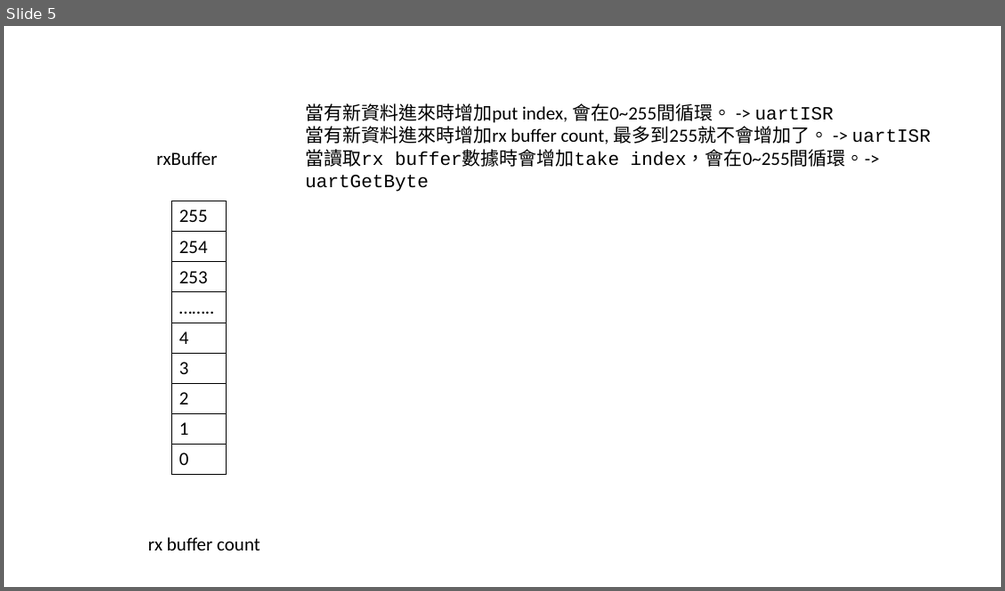
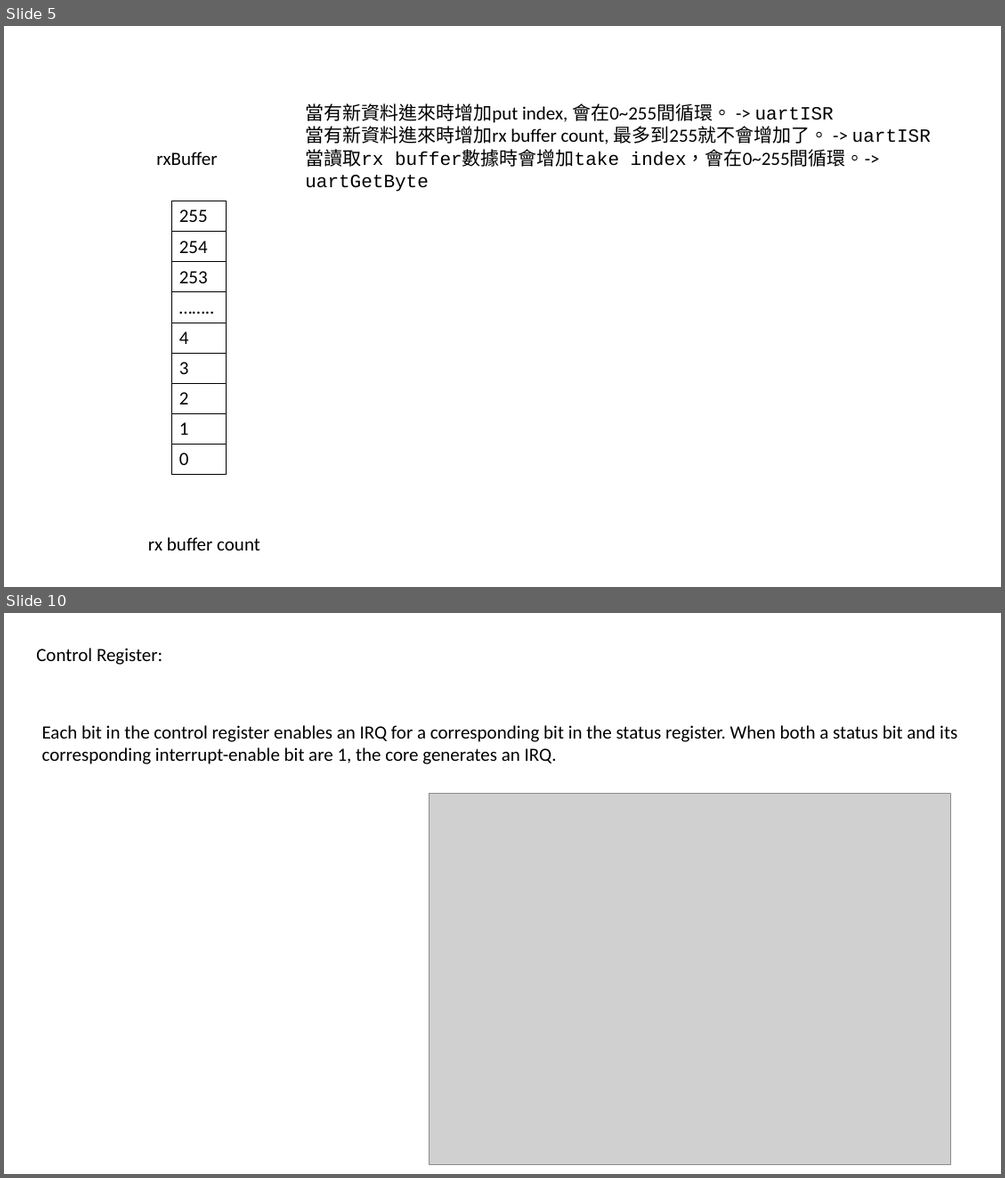
Before and after one commit to adamShiau/adamShiau_FPGA, a slide deck: nios2_lib/UART_API/程式解析.pptx. Shown one above the other, each under a label of ours: slide 5 before the commit, slides 5 and 10 after it; the slides between them are not shown. The pictures are 1005x591 and 1005x1178 pixels, drawn with LibreOffice and Linux fonts; fonts in the diff are those of the drawing; grey boxes stand for pictures. Boxes give left, top, right and bottom in pixels: in the first picture for what was removed or moved away, otherwise in the second. Text is boxed around its words. In the diff, an @@ line names an element or a change of style, - is before the commit and + after.

```diff
--- a/nios2_lib/UART_API/程式解析.pptx
+++ b/nios2_lib/UART_API/程式解析.pptx
@@ slide 10 added at bbox=[4, 613, 1001, 1174], background #FFFFFF @@
@@ text added at bbox=[36, 648, 162, 665], 18 pt, text #000000 @@
+Control Register:
@@ text added at bbox=[42, 725, 957, 764], 18 pt, text #000000 @@
+Each bit in the control register enables an IRQ for a corresponding bit in the status register. When both a status bit and its corresponding interrupt-enable bit are 1, the core generates an IRQ.
@@ picture added at bbox=[429, 793, 951, 1165] @@
```
Also in this commit, not shown: 4 other slides added, 1 other file.
